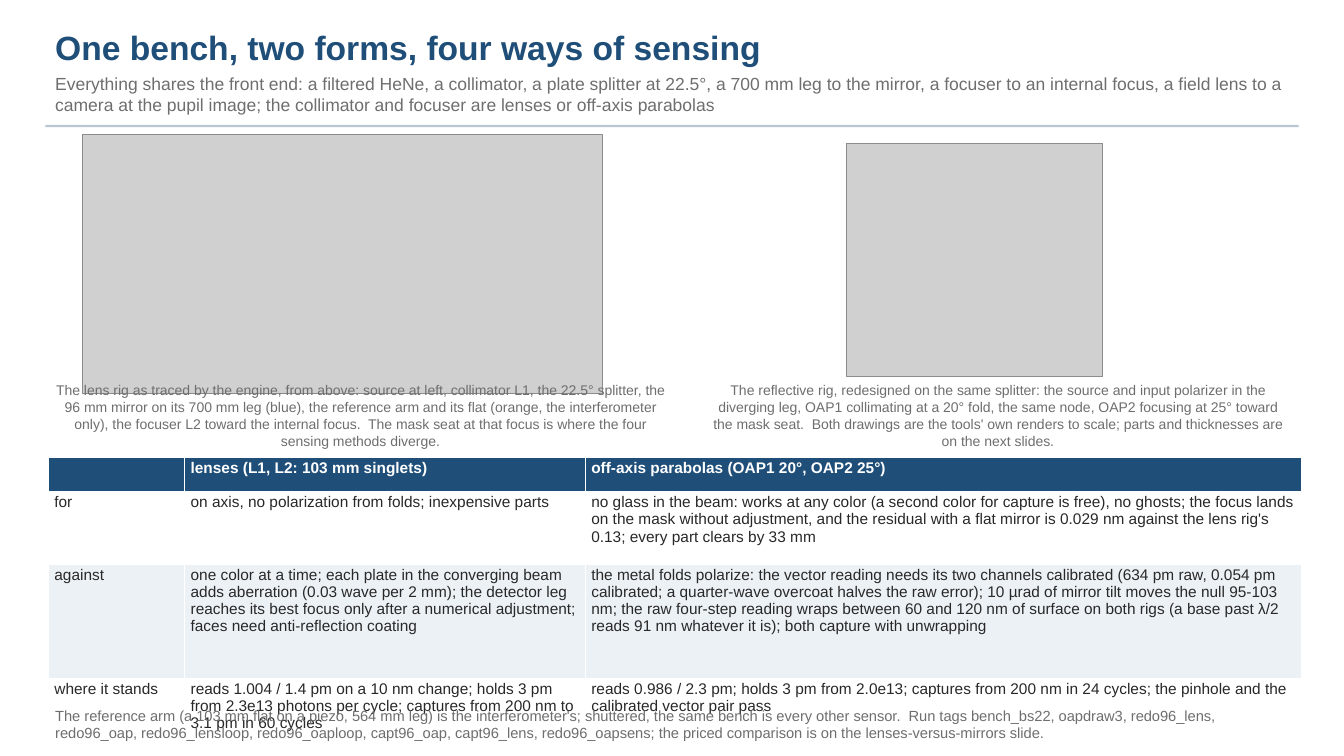
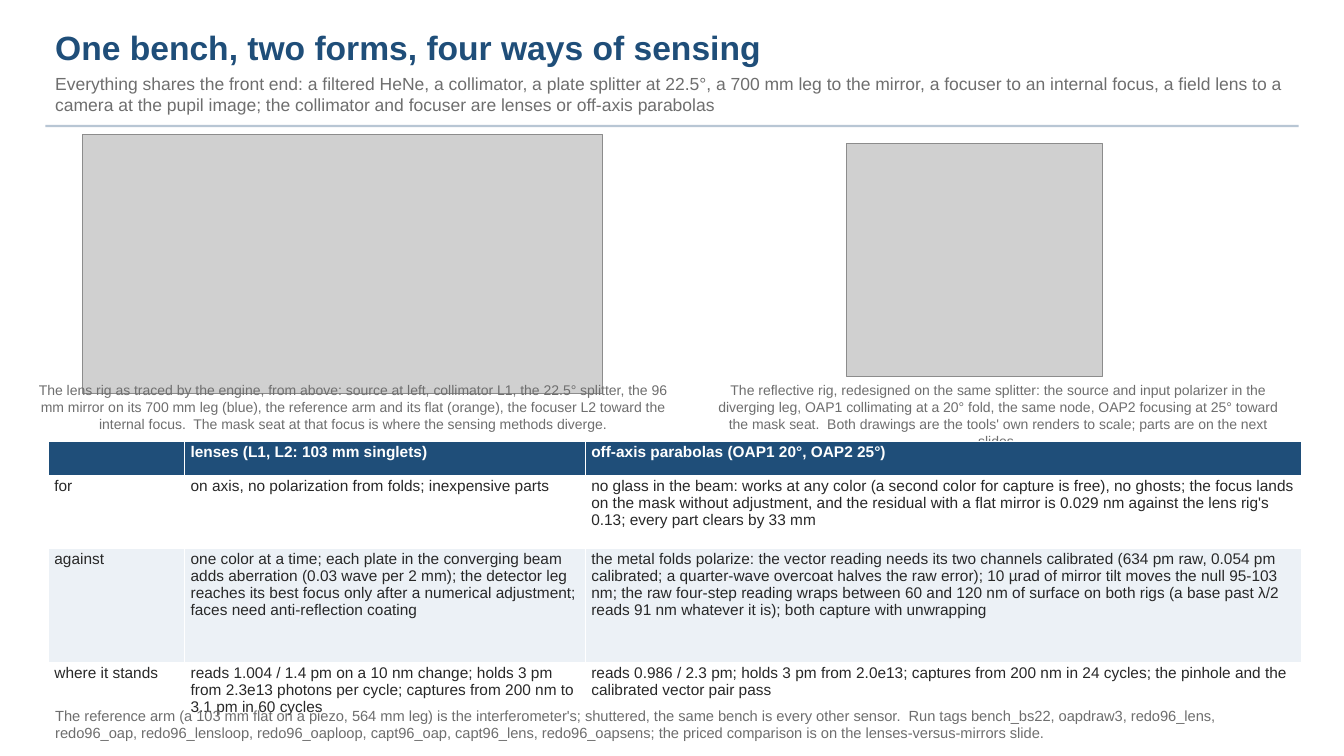
Before and after one commit to nasa-jpl/macos, a slide deck: slide 4 of demo_session/deck_gauges_short.pptx. Drawn at 1344x756 pixels with LibreOffice and Linux fonts; fonts in the diff are those of the drawing; grey boxes stand for pictures. Boxes give left, top, right and bottom in pixels: in the first picture for what was removed or moved away, otherwise in the second. Text is boxed around its words. In the diff, an @@ line names an element or a change of style, - is before the commit and + after.

```diff
--- a/demo_session/deck_gauges_short.pptx
+++ b/demo_session/deck_gauges_short.pptx
@@ text at (39,384,668,432): text changed @@
-The lens rig as traced by the engine, from above: source at left, collimator L1, the 22.5° splitter, the 96 mm mirror on its 700 mm leg (blue), the reference arm and its flat (orange, the interferometer only), the focuser L2 toward the internal focus. The mask seat at that focus is where the four sensing methods diverge.
+The lens rig as traced by the engine, from above: source at left, collimator L1, the 22.5° splitter, the 96 mm mirror on its 700 mm leg (blue), the reference arm and its flat (orange), the focuser L2 toward the internal focus. The mask seat at that focus is where the sensing methods diverge.
@@ text at (718,385,1278,442): text changed @@
-The reflective rig, redesigned on the same splitter: the source and input polarizer in the diverging leg, OAP1 collimating at a 20° fold, the same node, OAP2 focusing at 25° toward the mask seat. Both drawings are the tools' own renders to scale; parts and thicknesses are on the next slides.
+The reflective rig, redesigned on the same splitter: the source and input polarizer in the diverging leg, OAP1 collimating at a 20° fold, the same node, OAP2 focusing at 25° toward the mask seat. Both drawings are the tools' own renders to scale; parts are on the next slides.
@@ table: place and size @@
-table at (48,458,1301,748)
+table at (48,442,1301,732)
```
Also in this commit, not shown: 1 other slide changed, 4 other files.
